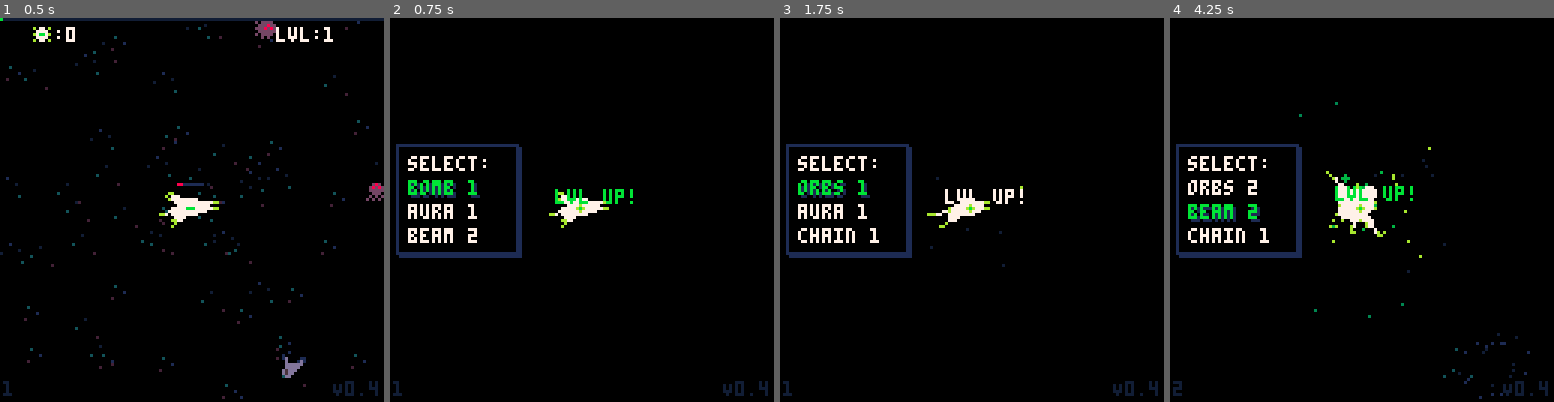
Above: before the commit, frames 1-4 (left to right).
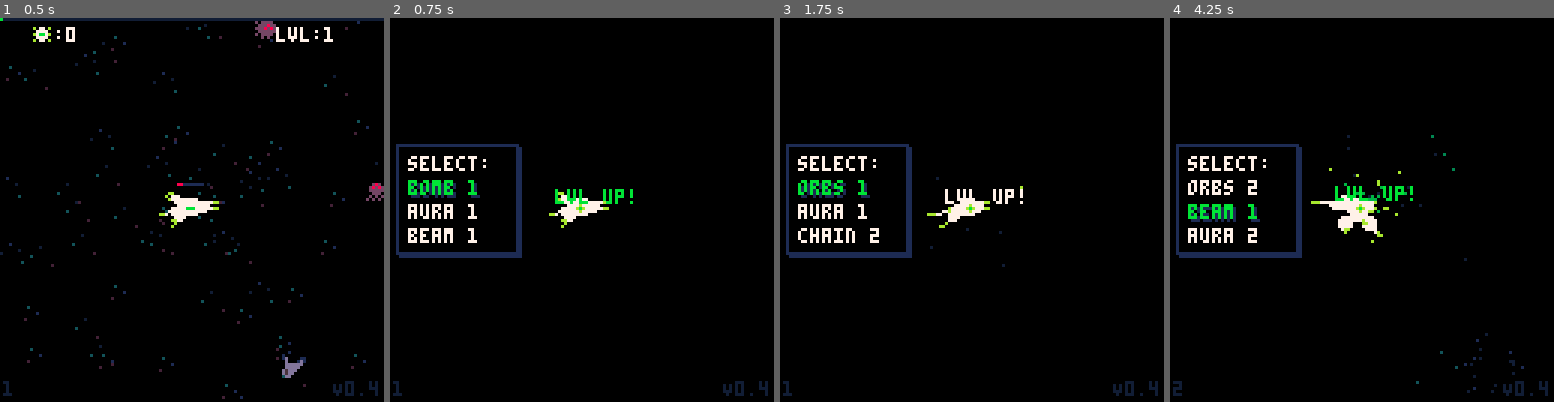
Above: after the commit, the same moments.

Repository: manyweare/heals-p8
Game: PICO-8 cartridge healers.p8
Two runs of this game, one before a commit and one after it. Both use one fixed random seed, a clock stepped at 60 frames per second and the inputs below.
Inputs:
- Up to frame 1 (0.5 s): tap X (X key) at 0.33 s
- Up to frame 2 (0.75 s): tap O (Z key) at 0.7 s
- Up to frame 3 (1.75 s): tap X (X key) at 1.07 s; hold Right from 1.6 s (still down); tap O (Z key) at 1.7 s
- Up to frame 4 (4.25 s): tap X (X key) at 1.85, 2.97, 4.08 s; release Right at 2.1 s; tap O (Z key) every 0.4 s from 2.1 to 4.1 s; hold Up 2.15-2.42 s; hold Right 2.47-3.03 s; hold Left 3.08-3.58 s; hold Down 3.63-3.97 s; hold Right from 4.02 s (still down)

Frame 1 is identical in both runs. In frame 2, less than 0.1% of the frame differs, in the area x 20-23%, y 54-58%; in frame 3, less than 0.1%; in frame 4, 1.7%, in the area x 4-94%, y 21-100%.

Commit message:
New chain heal graphics + token optimization

Diff:
--- a/fx.lua
+++ b/fx.lua
@@ -2,10 +2,6 @@
 
 function init_fx()
 	fx = {}
-	-- fx settings
-	hfx_size = 2
-	hfx_clr = split("7,11,-13")
-	hfx_amt = 4
 end
 
 function update_fx()
@@ -69,9 +65,7 @@
 		clrs = clrs
 	}
 	if is_sw then
-		f.is_sw = true
-		f.maxr = f.r
-		f.r = 0
+		f.is_sw, f.maxr, f.r = true, f.r, 0
 	end
 	add(fx, f)
 end
@@ -85,7 +79,7 @@
 			1 - rnd(2),
 			1 - rnd(2),
 			rnd(1) + 2,
-			split("7, 10, 9, 2")
+			split("7,10,9,2")
 		)
 	end
 end
@@ -99,15 +93,14 @@
 			0,
 			rnd(1) - 1.2,
 			rnd(1) + 2,
-			split("11, 10, 15")
+			split("11,10,15,15")
 		)
 	end
 end
 
 function trail_fx(x, y, clrs)
-	-- emit only 25% of the time
-	local emit = rnd() < .5
-	if emit then
+	-- emit only a % of the time
+	if rnd() < .5 then
 		add_fx(
 			x,
 			y,
@@ -115,7 +108,7 @@
 			0,
 			rnd(1) - 1.1,
 			1,
-			split("9, 11, 10")
+			split("9,11,10,10")
 		)
 	end
 end
@@ -180,8 +173,6 @@
 	end
 end
 
--- add_fx(x, y, lt, dx, dy, r, clrs)
-
 function explode(x, y, r, t, num)
 	for i = 0, num do
 		add_fx(
@@ -207,8 +198,6 @@
 	)
 end
 
--- add_fx(x, y, lt, dx, dy, r, clrs)
-
 function splatfx(x, y, t)
 	t = t or split("8,8,12,14")
 	for i = 0, 24 do
--- a/heals.lua
+++ b/heals.lua
@@ -5,7 +5,7 @@
 
 -- heal class
 heal = object:new()
-quickset(heal, "lvl,lt,tmr,clrs,heal_sfx", "1,12,0,{9|11|10|3},4")
+quickset(heal, "lvl,lt,tmr,clrs,heal_sfx", "1,8,0,{9|11|10|3},4")
 
 -- sub-classes --
 
@@ -20,11 +20,11 @@
 
 -- CHAIN --
 chain = heal:new({
-	range = hrange * 1.5,
+	range = hrange * 2,
 	new_heal = function() new_chain_heal() end,
 	draw = function(self) self:d_chain_heal() end
 })
-quickset(chain, "type,name,pwr,freq,clrs,src,num_chains", "chain,chain,1,30,{11|10|3|15},{},3")
+quickset(chain, "type,name,pwr,freq,src,num_chains,lt", "chain,chain,1.5,45,{},3,20")
 
 -- AURA --
 aoe = heal:new({
@@ -52,7 +52,7 @@
 function init_heals()
 	-- player abilities
 	all_heals = { beam, aoe, proj, chain, orb }
-	curr_heals = { beam }
+	curr_heals = { chain }
 
 	--current heals in the queue
 	heals = {}
@@ -132,7 +132,7 @@
 			add(chains, h)
 			del(_entities, _tgt)
 			_src = _tgt
-			--range reduced with each jump
+			--range and power reduced with each jump
 			range *= .75
 			pwr /= 2
 		end
@@ -229,10 +229,6 @@
 function heal:animate()
 	local _ENV = self
 	if type == "projectile" then
-		-- local dir = get_dir(tx, ty, x, y)
-		-- dx, dy = cos(dir), sin(dir)
-		-- x -= dx * spd
-		-- y -= dy * spd
 		local dir = get_dir(x, y, tx, ty)
 		local dx, dy = cos(dir), sin(dir)
 		x += dx * spd
@@ -242,23 +238,23 @@
 		ty += psy
 		if (col(self, vector(tx, ty), 4)) self:burst_heal()
 	elseif type == "orb" then
-		local d = orb_index / _G.max_h_orbs
+		local d = orb_index / max_h_orbs
 		x = px + (range + (orb_index * 2)) * cos(d * t() * spd)
 		y = py + (range + (orb_index * 2)) * sin(d * t() * spd)
 		range = min(hrange, range + .05)
 		size = min(2, size + .001)
-		local t = all_hurt(_G.entities)
+		local t = all_hurt(entities)
 		for e in all(t) do
 			if col(self, e, 8) then
 				self:burst_heal(t)
-				_G.h_orbs -= 1
+				h_orbs -= 1
 			end
 		end
 	end
 	lt -= 1
 	if lt < 0 then
-		del(_G.heals, self)
-		if (type == "orb") _G.h_orbs -= 1
+		del(heals, self)
+		if (type == "orb") h_orbs -= 1
 	end
 end
 
@@ -271,7 +267,7 @@
 	local eyex = px
 	if (p.flipx) eyex -= 1
 	if (cast_lt > 10) then
-		circfill(eyex, py, 3, heal.clrs[2])
+		circ(eyex, py, 4, heal.clrs[2])
 		circ(eyex, py, 2, heal.clrs[1])
 	elseif (cast_lt > 6) then
 		circfill(eyex, py, 1, heal.clrs[2])
@@ -292,7 +288,26 @@
 end
 
 function heal:d_chain_heal()
-	self:d_beam_heal()
+	local _ENV = self
+	-- self:d_beam_heal()
+	local start, target = src, tgt
+	local seg = { x0 = src.x, y0 = src.y, x1 = 0, y1 = 0 }
+	local clr, segs = 15, 4
+	for i = 1, segs do
+		seg.x1 = start.x + ((target.x - start.x) * (i / segs)) + rnd(2) - 1
+		seg.y1 = start.y + ((target.y - start.y) * (i / segs)) + rnd(2) - 1
+		seg.x0, seg.y0 = start.x, start.y
+		-- add(points, seg)
+		if (lt > 10) then
+			clr = clrs[2]
+		elseif (lt > 3) then
+			clr = clrs[3]
+		else
+			clr = clrs[4]
+		end
+		line(seg.x0, seg.y0, seg.x1, seg.y1, clr)
+		start = vector(seg.x1, seg.y1)
+	end
 end
 
 function heal:d_proj_heal()
--- a/items.lua
+++ b/items.lua
@@ -34,10 +34,11 @@
 end
 
 function ixp:update()
-    self.frame += 1
-    if (self.frame == 10) self.tgt = vector(p.x, p.y)
+    local _ENV = self
+    frame += 1
+    if (frame == 10) tgt = vector(px, py)
     self:update_pos()
-    if col(self.pos, vector(p.x, p.y), 6) then
+    if col(pos, vector(px, py), 6) then
         addxp()
         sfx(sfxt.ixp)
         del(items, self)
@@ -45,8 +46,9 @@
 end
 
 function ixp:draw()
-    -- if (self.frame % 5 == 0) self.tgl = not self.tgl
-    -- if (self.tgl) pset(self.pos.x, self.pos.y, 11)
-    circfill(self.pos.x, self.pos.y, 1, 0)
-    pset(self.pos.x, self.pos.y, 7)
+    local _ENV = self
+    -- if (frame % 5 == 0) tgl = not tgl
+    -- if (tgl) pset(pos.x, pos.y, 11)
+    circfill(pos.x, pos.y, 1, 0)
+    pset(pos.x, pos.y, 7)
 end
--- a/main.lua
+++ b/main.lua
@@ -1,51 +1,12 @@
 -- main
-
--- TODOS:
-
--- ART:
--- replace warm greys in palette with more reds
--- only one sprite for hurt entities now that we have hp bars
--- boss art
--- level art
--- hurt entity offscreen ui icon
--- xp pickup sprite -DONE
-
--- DESIGN/CODE:
--- start screen
--- "heal thyself" intro -INPROGRESS
--- adjust growth curve -INPROGRESS
--- improve state machine -DONE
--- leveling system -INPROGRESS
--- fix cobblestoning -DONE
--- game over screen -INPROGRESS
--- boss
--- enemy types -DONE
--- enemies that shoot projectiles -INPROGRESS
--- change xp system to use pickups -DONE
--- level design
--- level progresses upwards towards bosses -CANCELED
--- boss spawns after X time or X kills or...? -INPROGRESS
--- difficulty curve -INPROGRESS
--- ui icon toward offscreen hurt entity
--- optimize token count -INPROGRESS
-
--- MAYBES:
--- enemies spawn from bosses, move downward
--- start alone
--- entities spawn after X time
--- other entities trapped
--- entities grow stronger
--- active abilities? rez, tranq, ?
 
 function _init()
 	version = "V0.4"
 	-- map coords
-	map_x, map_y = 0, 0
-	--total playtime
-	playtime = 0
+	map_x, map_y, playtime = 0, 0, 0
 	--color palette--
 	poke(0x5f2e, 1)
-	pal({ [0] = 0, 1, 129, 3, 133, 5, 6, 7, 8, 138, 139, 11, 141, 13, 130, 131 }, 1)
+	pal({ [0] = 0, unpack(split("1,129,3,133,5,6,7,8,138,139,11,141,13,130,131")) }, 1)
 	-- pal({ [0] = 0, 1, 129, 3, 133, 5, 6, 7, 8, 9, 135, 141, 12, 142, 11, 138 }, 1)
 	--setup--
 	init_game()
--- a/object.lua
+++ b/object.lua
@@ -97,13 +97,13 @@
 		tgl_tentacles = true
 		if name == "entity" then
 			state = "decaying"
-			add(_G.entities, self)
-			del(_G.spawning_es, self)
+			add(entities, self)
+			del(spawning_es, self)
 			live_counter += 1
 		else
 			state = "alive"
-			add(_G.enemies, self)
-			del(_G.spawning_ens, self)
+			add(enemies, self)
+			del(spawning_ens, self)
 			live_counter += 1
 		end
 	end
@@ -115,9 +115,9 @@
 	--clear from memory
 	if frame > 300 then
 		if name == "entity" then
-			del(_G.dead_es, self)
-		else
-			del(_G.dead_ens, self)
+			del(dead_es, self)
+		else
+			del(dead_ens, self)
 		end
 	end
 end
@@ -143,7 +143,7 @@
 	if (state == "dead" or state == "decaying") return
 	new_r = new_r or 64
 	if x > 172 or x < -44 or y > 172 or y < -44 then
-		local pos = rand_in_circle(_G.px, _G.py, new_r)
+		local pos = rand_in_circle(px, py, new_r)
 		x, y = pos.x, pos.y
 	end
 end
@@ -206,8 +206,8 @@
 
 function unit:level_up()
 	local _ENV = self
-	hpmax = round(level_up_stat(10, _G.p.lvl, hpmax))
-	dmg = max(base_dmg, level_up_stat(5, _G.p.lvl, base_dmg) / 3)
+	hpmax = round(level_up_stat(10, p.lvl, hpmax))
+	dmg = max(base_dmg, level_up_stat(5, p.lvl, base_dmg) / 3)
 end
 
 --agent functions
--- a/ui.lua
+++ b/ui.lua
@@ -1,11 +1,4 @@
 --ui
-
---TODO:
---use quickset to save tokens
---fix xp/hp bars -DONE
---level up menu art
---level up bg scales with text length
---heal numbers using sprites or p8scii
 
 function init_ui()
 	uix, uiy, uih, uiw = 0, 0, 8, 127
@@ -117,7 +110,7 @@
 	line(x - 4, y - 8, x + w - 4, y - 8, 1)
 	if (state == "decaying") clr = 6
 	--flash bar if hp < 20%
-	if (hp == 1 or hp <= round(hpmax / 20)) and uif % 10 < 5 then
+	if hp <= round(hpmax / 20) and uif % 10 < 5 then
 		rect(x - 5, y - 9, x + w - 3, y - 7, 1)
 		clr = 7
 	end
--- a/utils.lua
+++ b/utils.lua
@@ -7,7 +7,7 @@
 
 pi = 3.14
 
--- vector library by @thacuber2a03
+-- vector library by @thacuber2a03 (https://www.lexaloffle.com/bbs/?tid=50410)
 function vector(x, y) return { x = x or 0, y = y or 0 } end
 
 function v_polar(a, l) return vector(l * cos(a), l * sin(a)) end
Not shown, changed: log.p8l
